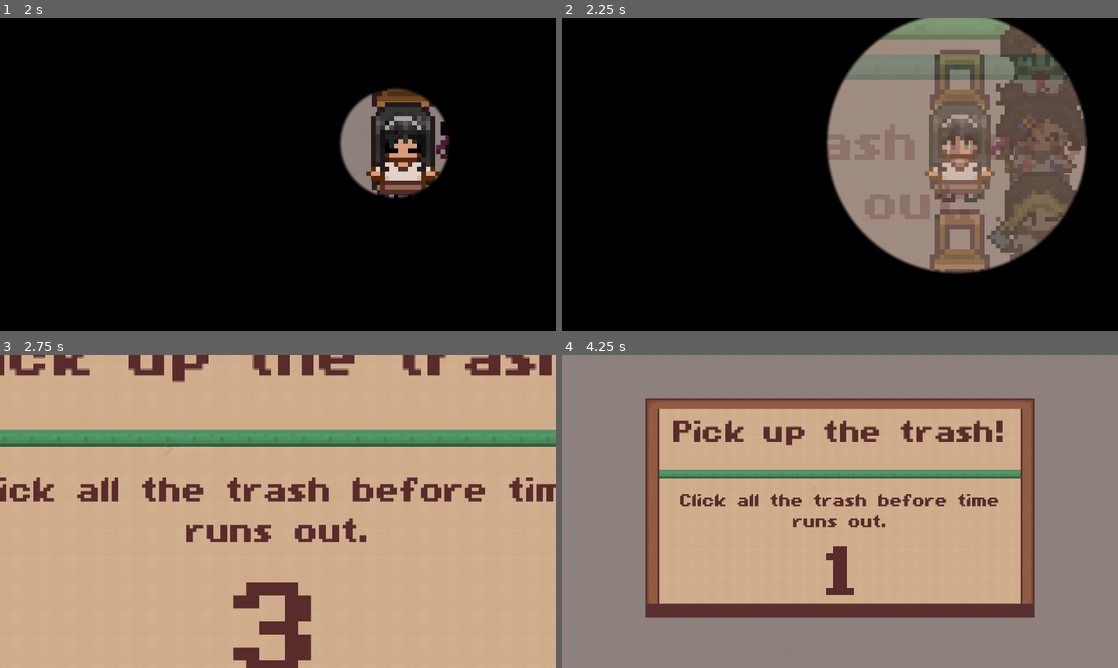
Above: before the commit, frames 1-4 (two rows, left to right).
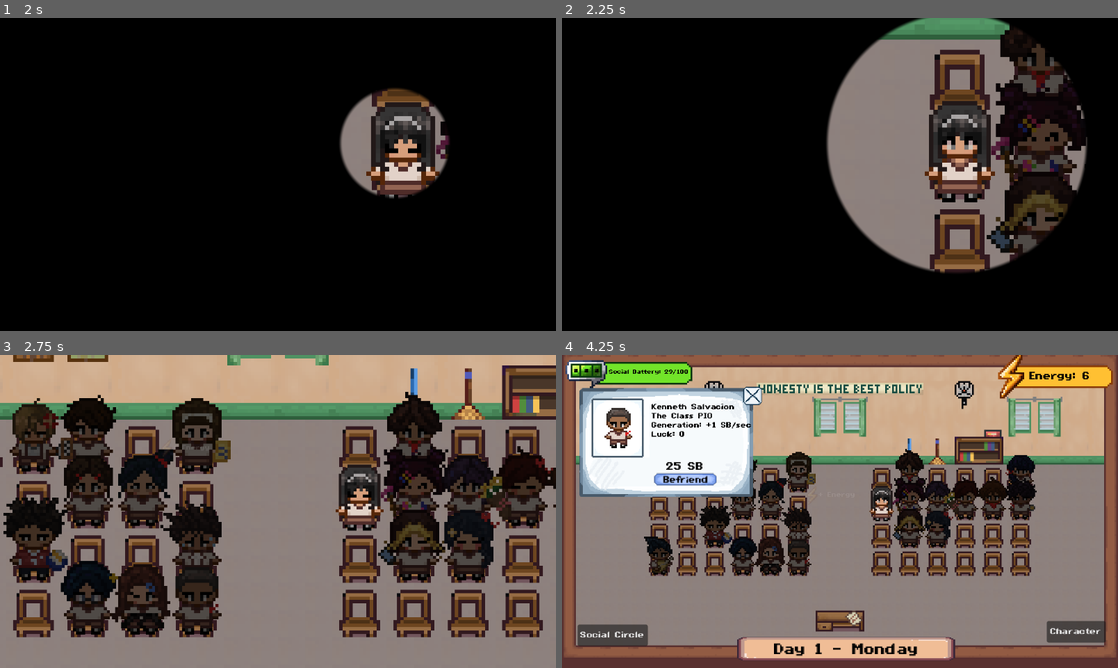
Above: after the commit, the same moments.

Repository: AzeOcram/checkpoint-gamejam
Game: Godot game, scene res://scenes/main/main.tscn
Same seed, same stepped clock (60 frames per second), same inputs: the game is played once before the commit and once after it.
Inputs (mouse positions are in pixels of both pictures, inside the frame that each line leads up to):
- Up to frame 1 (2 s): click (5, 74) at 0.52 s; tap Enter at 1.25 s; move the mouse to (400, 158) at 1.27 s; press the mouse at (400, 158) at 1.28 s
- Up to frame 2 (2.25 s): tap Space at 2 s; move the mouse to (728, 190) at 2.02 s; release the mouse at (728, 190) at 2.03 s; hold S from 2.03 s (still down); click (728, 190) at 2.1 s
- Up to frame 3 (2.75 s): keep holding S
- Up to frame 4 (4.25 s): move the mouse to (895, 442) at 2.77 s; release S at 2.78 s; press the mouse at (895, 442) at 2.78 s; move the mouse to (812, 574) at 3.52 s; release the mouse at (812, 574) at 3.53 s; click (812, 574) at 3.6 s

Frame 1 is identical in both runs. In frame 2, 16% of the frame differs, in the area x 51-95%, y 0-82%; in frame 3, 89%, in the area x 0-100%, y 0-100%; in frame 4, 79%.

Commit message:
fix(qtelist): made available all qte

Diff:
--- a/resources/qte/qte_list.gd
+++ b/resources/qte/qte_list.gd
@@ -2,24 +2,24 @@
 class_name QTEList
 
 var qte_list = [
-	#{
-		#"scene": preload("res://scenes/qte/slice_qte.tscn"),
-		#"data": preload("res://resources/qte/slice.tres")
-	#},
-	#{
-		#"scene": preload("res://scenes/qte/math_qte.tscn"),
-		#"data": preload("res://resources/qte/math.tres")
-	#},
-	#{
-		#"scene": preload("res://scenes/qte/wax_qte.tscn"),
-		#"data": preload("res://resources/qte/wax.tres")
-	#},
+	{
+		"scene": preload("res://scenes/qte/slice_qte.tscn"),
+		"data": preload("res://resources/qte/slice.tres")
+	},
+	{
+		"scene": preload("res://scenes/qte/math_qte.tscn"),
+		"data": preload("res://resources/qte/math.tres")
+	},
+	{
+		"scene": preload("res://scenes/qte/wax_qte.tscn"),
+		"data": preload("res://resources/qte/wax.tres")
+	},
 	{
 		"scene": preload("res://scenes/qte/trash_qte.tscn"),
 		"data": preload("res://resources/qte/trash.tres")
 	},
-	#{
-		#"scene": preload("res://scenes/qte/timing_bar_qte.tscn"),
-		#"data": preload("res://resources/qte/timing.tres")
-	#}
+	{
+		"scene": preload("res://scenes/qte/timing_bar_qte.tscn"),
+		"data": preload("res://resources/qte/timing.tres")
+	}
 ]
--- a/scripts/qte/event_qte_system.gd
+++ b/scripts/qte/event_qte_system.gd
@@ -26,7 +26,7 @@
 	var progress = Player.progress_score
 
 	if progress < 0.2:
-		return randf_range(2.0, 3.0)
+		return randf_range(21.0, 26.0)
 	elif progress < 0.4:
 		return randf_range(20.0, 24.0)
 	elif progress < 0.6:
